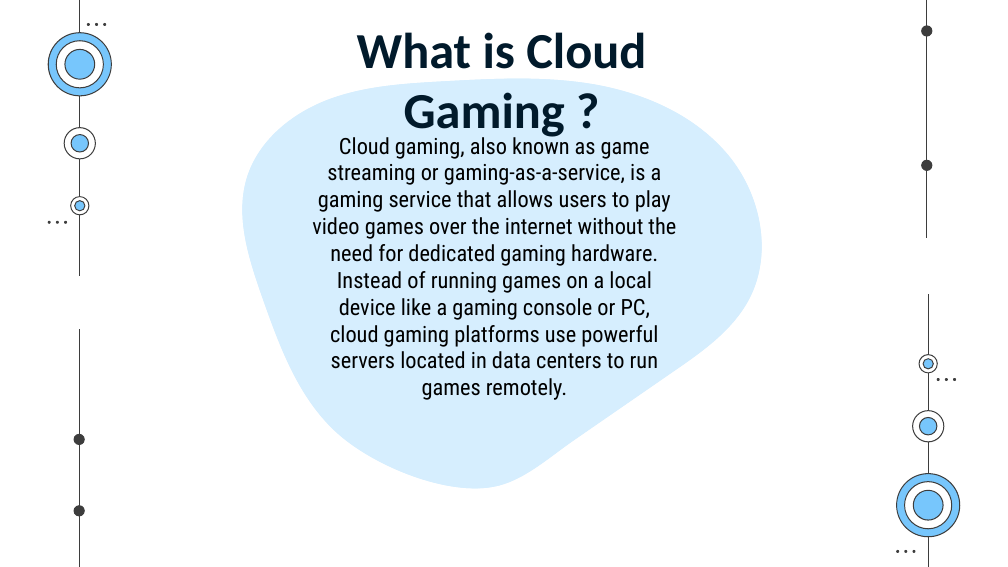
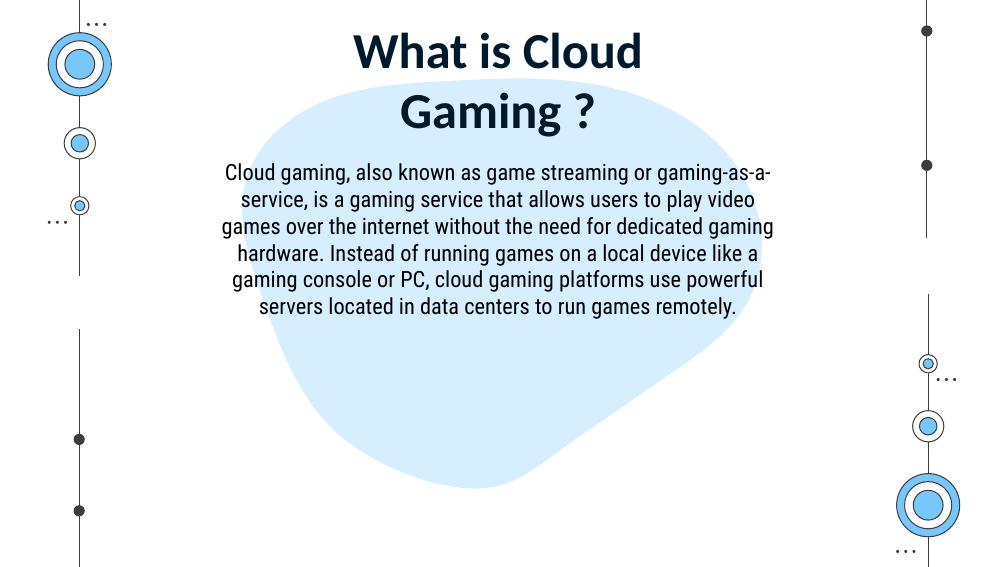
Before and after one commit to SaurabhYadav388/misc_works, a slide deck: slide 4 of Cloud_PPT/Shosau.pptx. Drawn at 1008x567 pixels with LibreOffice and Linux fonts; fonts in the diff are those of the drawing. Boxes give left, top, right and bottom in pixels: in the first picture for what was removed or moved away, otherwise in the second. Text is boxed around its words. In the diff, an @@ line names an element or a change of style, - is before the commit and + after.

```diff
--- a/Cloud_PPT/Shosau.pptx
+++ b/Cloud_PPT/Shosau.pptx
@@ text "Cloud gaming, also known as ..." rewrapped from (312,164,676,400) to (222,159,773,320) @@
@@ title "What is Cloud Gaming ?": place and size @@
-title "What is Cloud Gaming ?" at (357,32,646,140)
+title "What is Cloud Gaming ?" at (353,32,643,137)
```
Also in this commit, not shown: 2 other slides changed, 13 slides added, 6 slides removed, 1 other file.
